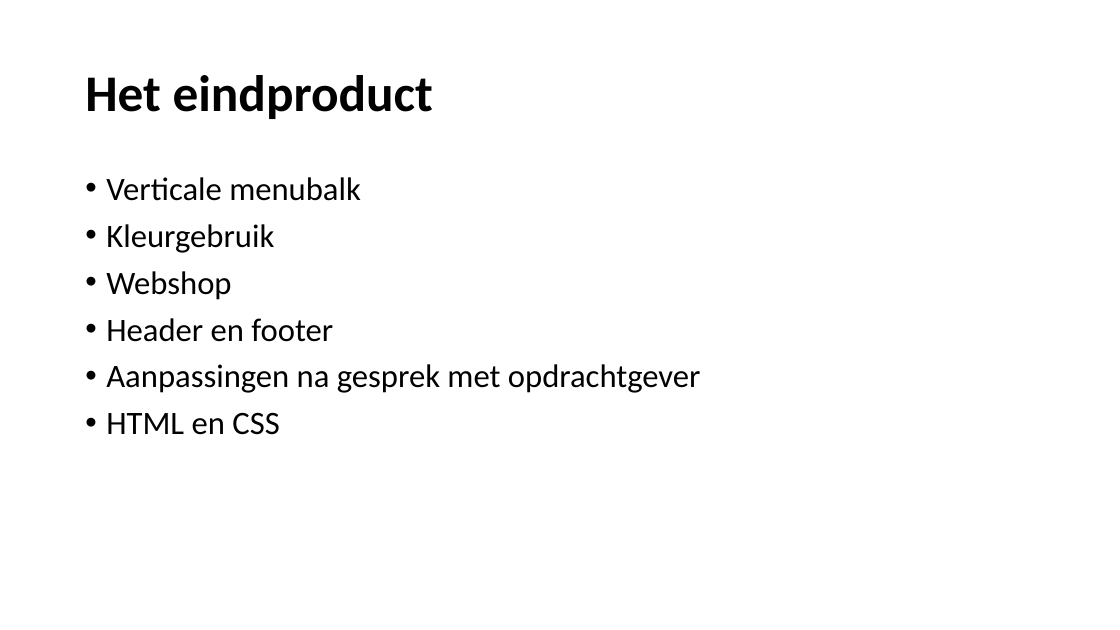
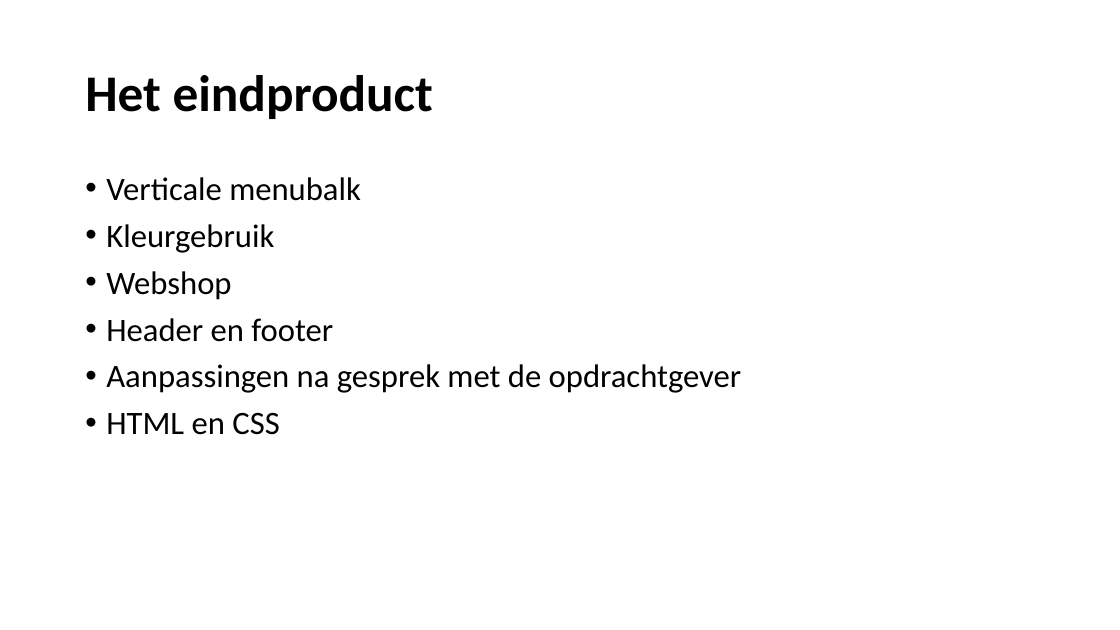
Before and after one commit to jr-development/PC4U-V2.0, a slide deck: slide 8 of Powerpoint-presentatie/JR-Webdevelopment presents PC4U.pptx. Drawn at 1120x630 pixels with LibreOffice and Linux fonts; fonts in the diff are those of the drawing; background and template pictures are left out. Boxes give left, top, right and bottom in pixels: in the first picture for what was removed or moved away, otherwise in the second. Text is boxed around its words. In the diff, an @@ line names an element or a change of style, - is before the commit and + after.

```diff
--- a/Powerpoint-presentatie/JR-Webdevelopment presents PC4U.pptx
+++ b/Powerpoint-presentatie/JR-Webdevelopment presents PC4U.pptx
@@ text at box(106, 364, 741, 393): text changed @@
-• Aanpassingen na gesprek met opdrachtgever
+• Aanpassingen na gesprek met de opdrachtgever
```
Also in this commit, not shown: 3 other slides changed, 7 other files.
